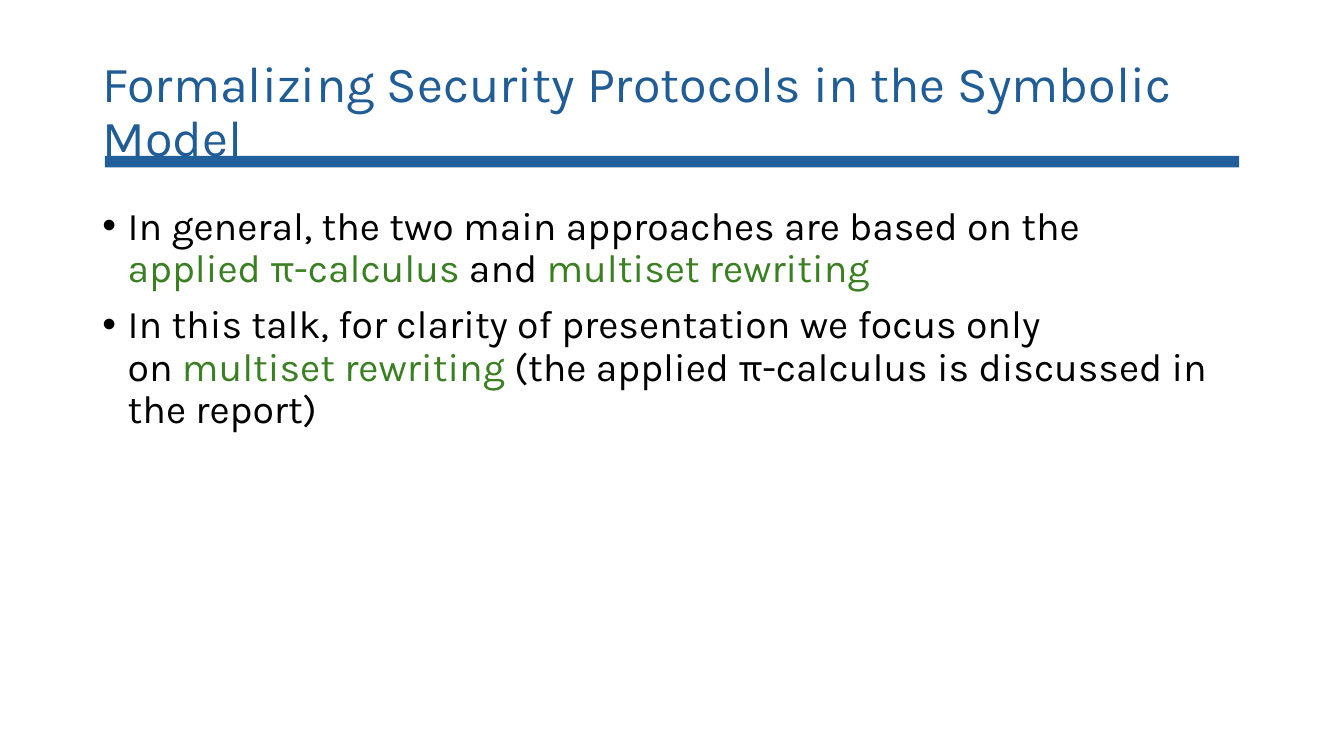
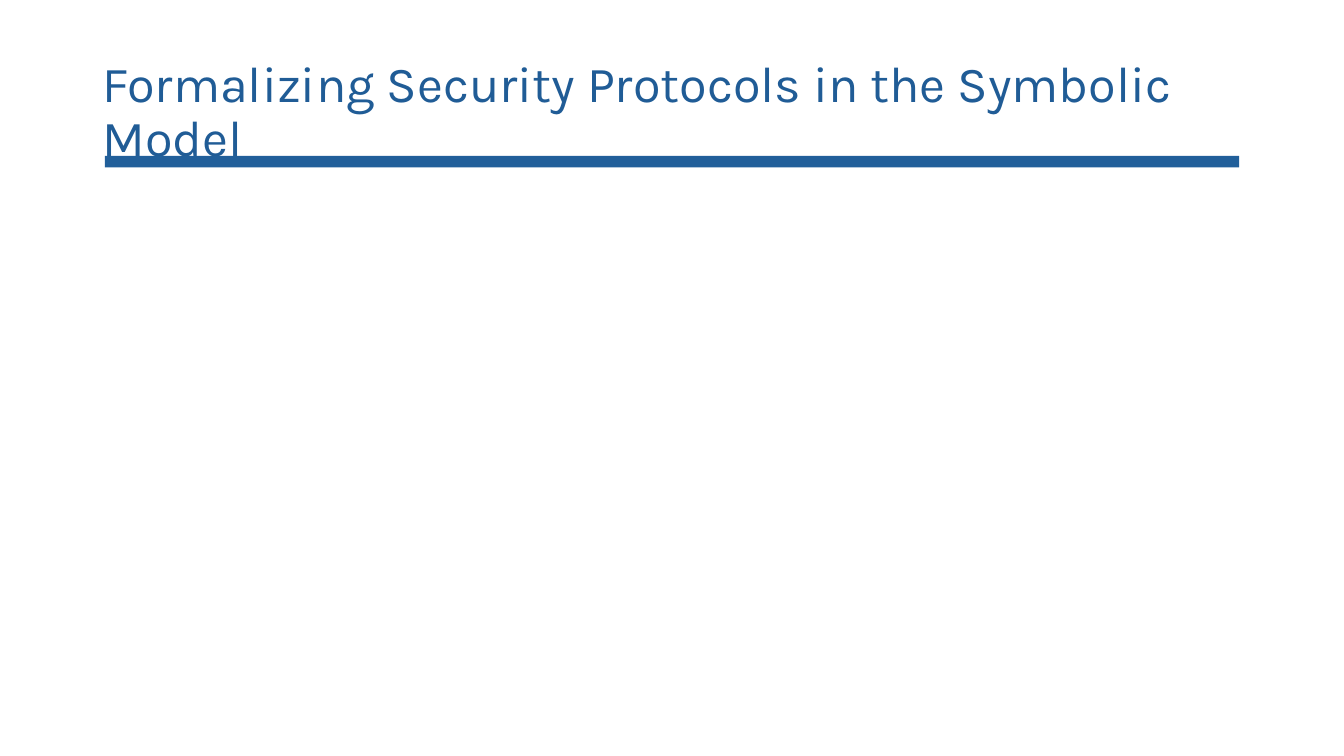
Before and after one commit to lorchrob/comprehensive_exam, a slide deck: slide 29 of Comp slides.pptx (slide 27 before the commit). Drawn at 1344x756 pixels with LibreOffice and Linux fonts; fonts in the diff are those of the drawing; grey boxes stand for pictures. Boxes give left, top, right and bottom in pixels: in the first picture for what was removed or moved away, otherwise in the second. Text is boxed around its words. In the diff, an @@ line names an element or a change of style, - is before the commit and + after.

```diff
--- a/Comp slides.pptx
+++ b/Comp slides.pptx
@@ text removed at (128,213,1207,433) @@
-• In general, the two main approaches are based on the applied π-calculus and multiset rewriting
-• In this talk, for clarity of presentation we focus only on multiset rewriting (the applied π-calculus is discussed in the report)
```
Also in this commit, not shown: 10 other slides changed, 19 slides added, 1 slide removed, 2 other files.
